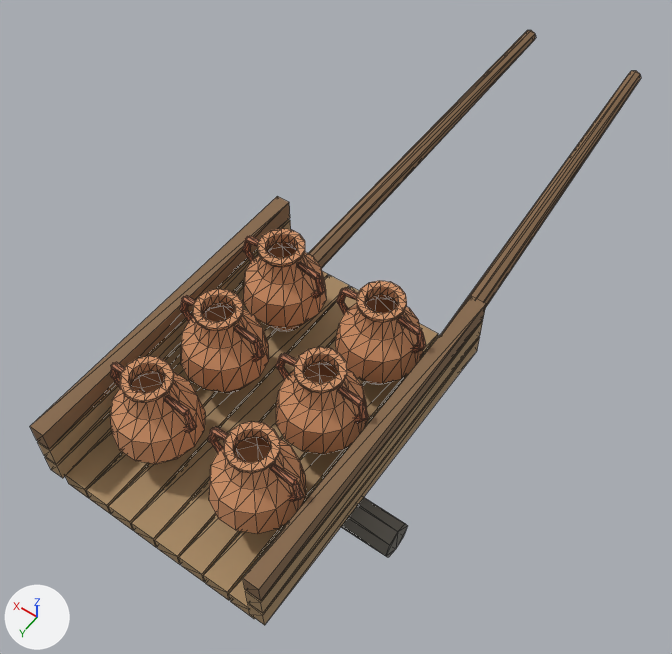
Renders of the glTF model prototype/assets/world/waystation/cart.glb from each side of a commit.
One viewpoint serves both versions: a 50 mm camera at (-1.8, 1.97, 4.82) aimed at (0.12, -0.72, 0.59). The lights are fixed; the arrows at lower left show +X, +Y and +Z. The older version comes first. Mesh edges are drawn as thin lines. Vertices at exactly the same position are counted once.

Script lines for the objects in view, before the commit:
```python
me_amphoracart = bpy.data.meshes.new('AmphoraCart')
me_amphoracart.from_pydata(...)  # 1432 vertices, 2484 faces; spans x -0.88..0.88, y -3.5..0.93, z 0.43..1.35
# faces by material slot: [720, 1512, 28, 80, 144]
me_amphoracart.materials.append(mat_clay)  # orange #ba7959
me_amphoracart.materials.append(mat_clay_light)  # orange #ce9065
me_amphoracart.materials.append(mat_iron)  # dark grey #6c6961
me_amphoracart.materials.append(mat_oak)  # brown #86694b
me_amphoracart.materials.append(mat_plank)  # brown #aa8b65
ob_amphoracart = bpy.data.objects.new('AmphoraCart', me_amphoracart)
ob_amphoracart.location = (0.0, 0.0, 0.0)
```
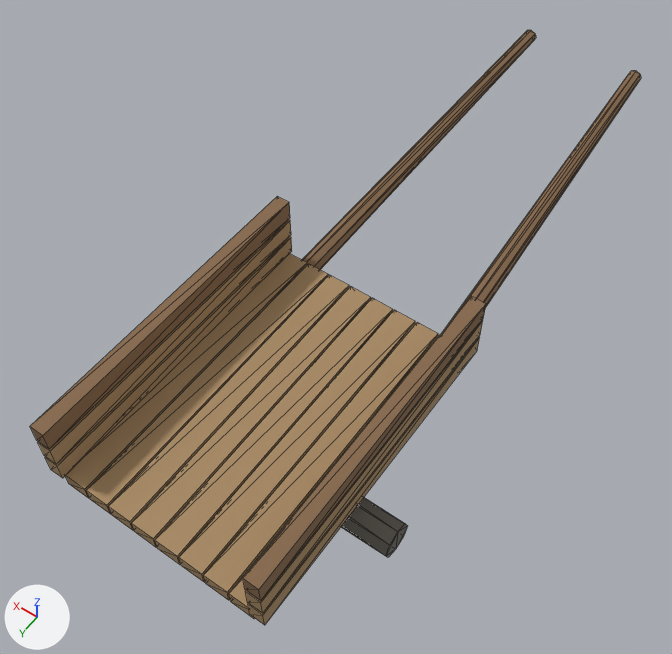
Pixel boxes (x1, y1, x2, y2) of what changed, in the pictures (672 x 654 px):
part 1 of me_amphoracart, deleted (orange): before (110, 228, 426, 534)

Edits to the bpy script that builds the scene:
```text
Change me_amphoracart:
    used by ob_amphoracart; location = (0.0, 0.0, 0.0)
    remove me_amphoracart.from_pydata(...)  # 1432 vertices, 2484 faces; spans x -0.88..0.88, y -3.5..0.93, z 0.43..1.35
    remove me_amphoracart.materials.append(mat_clay)  # orange #ba7959
    remove me_amphoracart.materials.append(mat_clay_light)  # orange #ce9065
    add me_amphoracart.from_pydata(...)  # 160 vertices, 252 faces; spans x -0.88..0.88, y -3.5..0.93, z 0.43..1.15
    me_amphoracart part 1: 42 loose pieces with 1272 vertices, spanning x -0.57..0.56, y -0.72..0.72, z 0.76..1.35, are deleted
```
